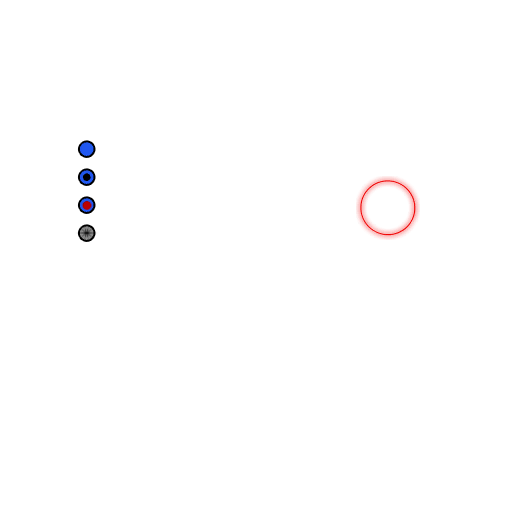
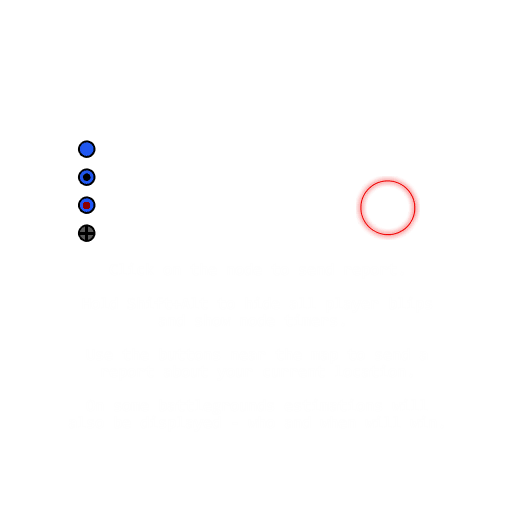
Revision of a layered 512 × 512 image; what changed, layer by layer:
moved "Dead" above "Dying", painted on it over [76, 223, 97, 243]
moved "Dying" above "Click on the node to send repo...", painted on it over [77, 196, 96, 214]
